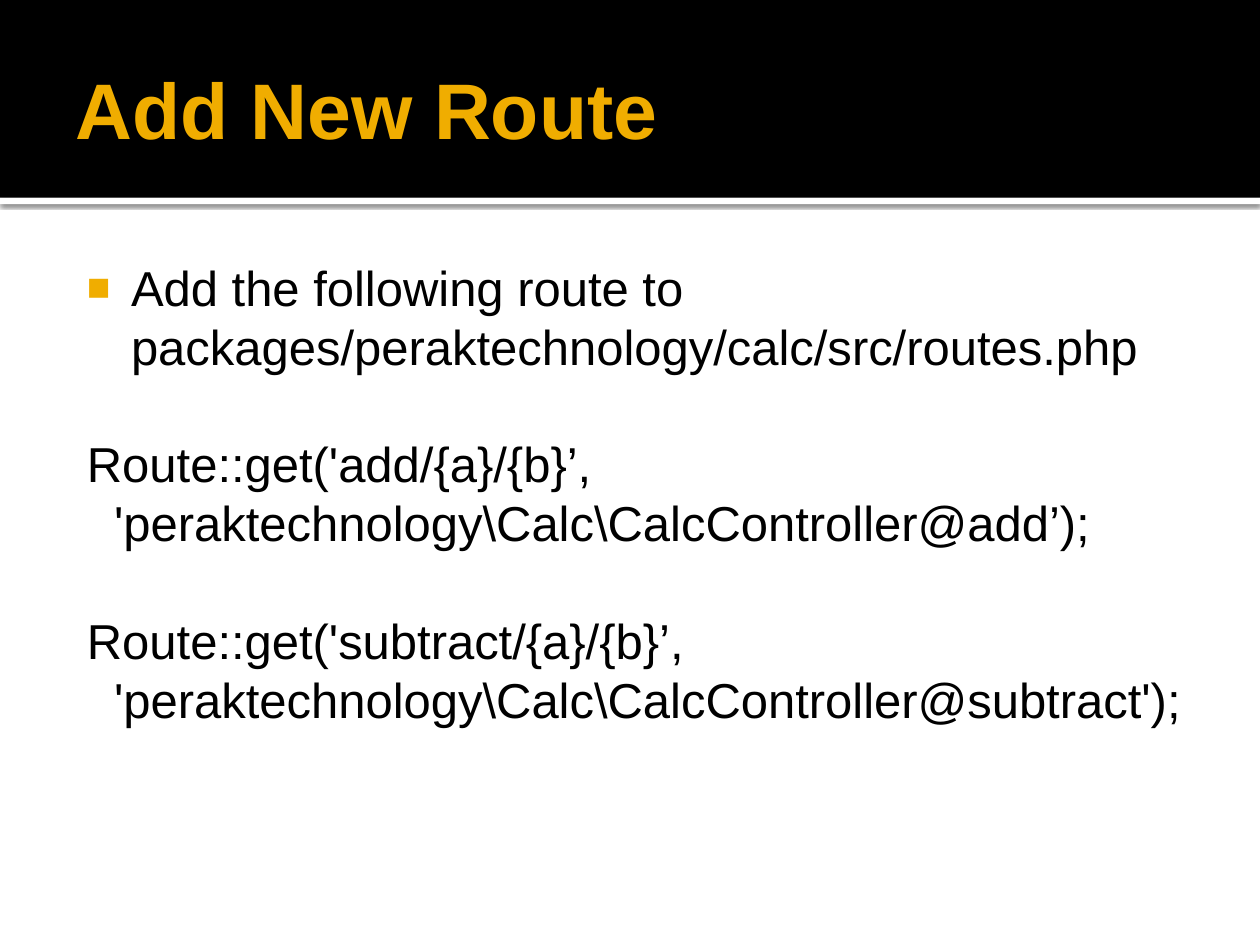
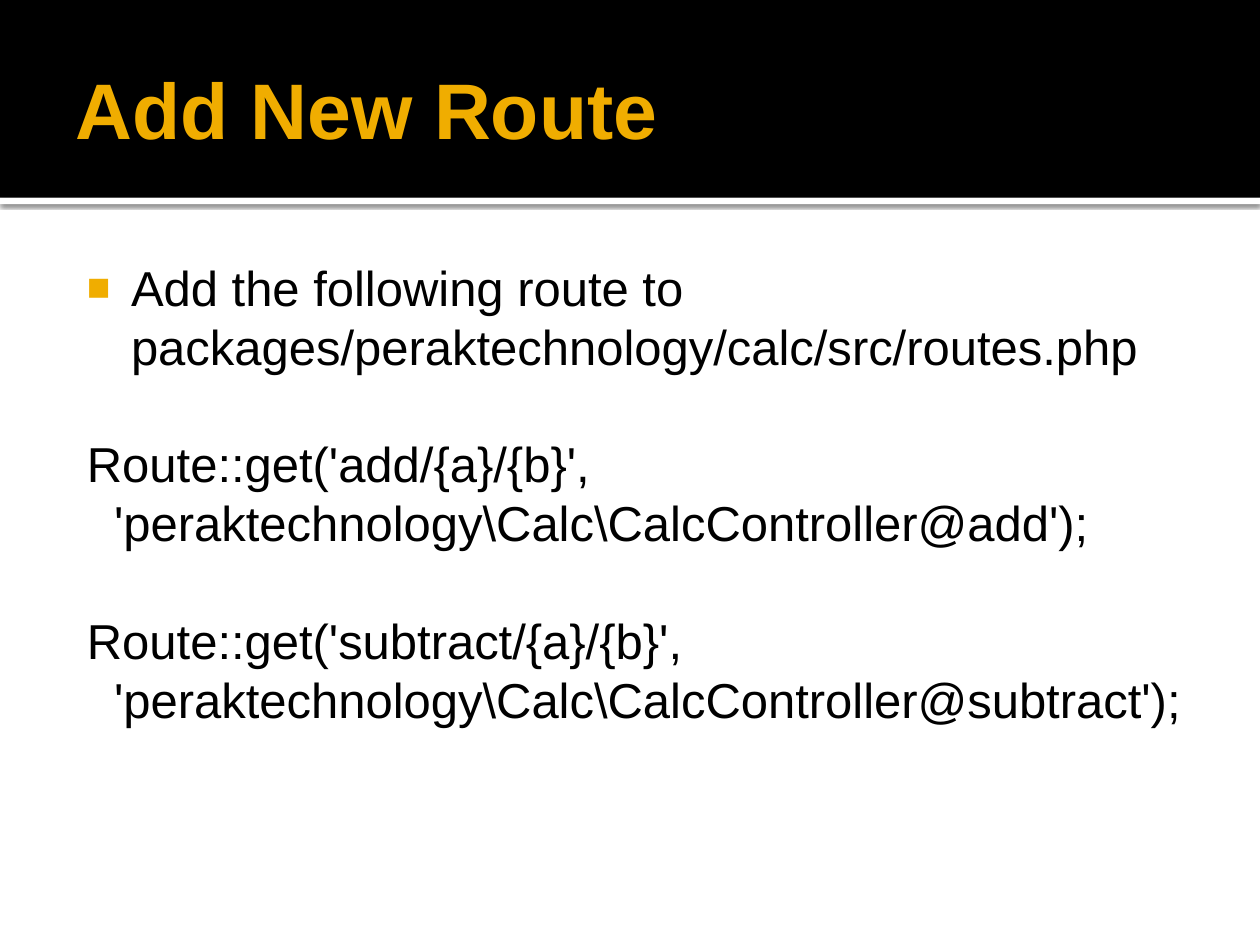
Before and after one commit to peraktechnology/laravel, a slide deck: slide 17 of 11. Package Development/Laravel Package Development.pptx. Drawn at 1260x945 pixels with LibreOffice and Linux fonts; fonts in the diff are those of the drawing; background and template pictures are left out. Boxes give left, top, right and bottom in pixels: in the first picture for what was removed or moved away, otherwise in the second. Text is boxed around its words. In the diff, an @@ line names an element or a change of style, - is before the commit and + after.

```diff
--- a/11. Package Development/Laravel Package Development.pptx
+++ b/11. Package Development/Laravel Package Development.pptx
@@ text at <box>87,446,1088,669</box>: text changed @@
-Route::get('add/{a}/{b}’,
-'peraktechnology\Calc\CalcController@add’);
-Route::get('subtract/{a}/{b}’,
+Route::get('add/{a}/{b}',
+'peraktechnology\Calc\CalcController@add');
+Route::get('subtract/{a}/{b}',
```
Also in this commit, not shown: 5 other slides changed.
